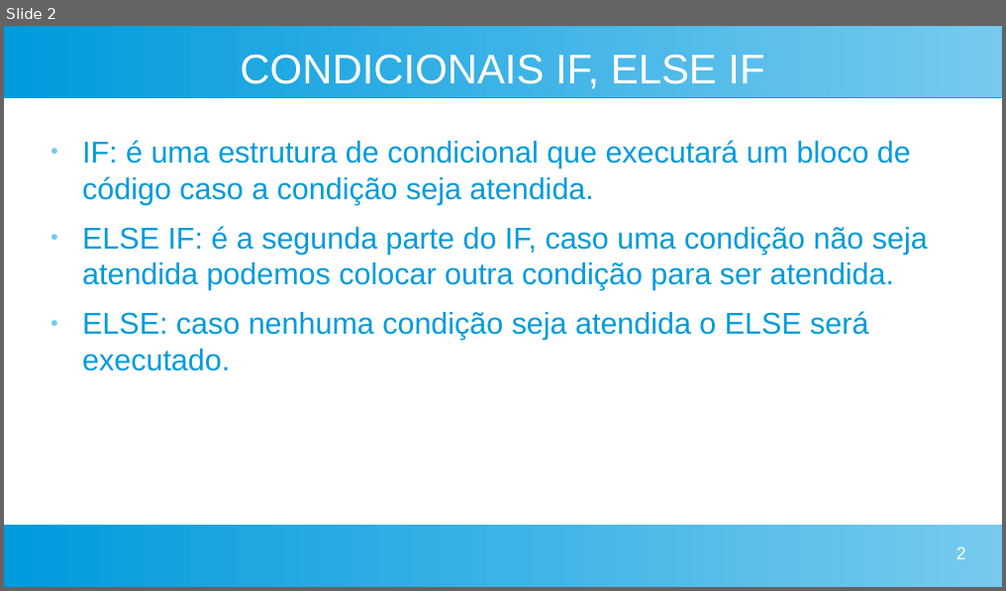
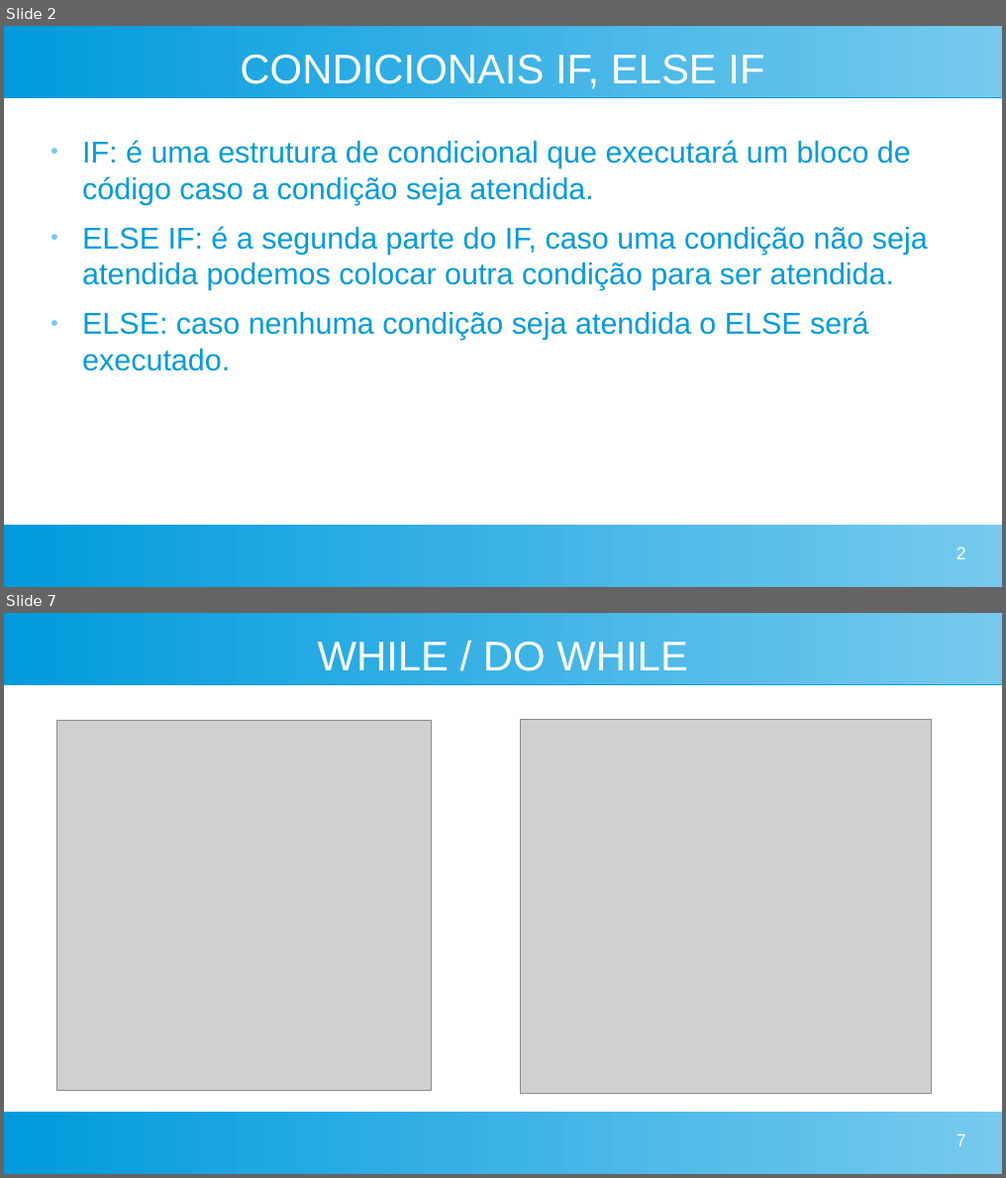
Before and after one commit to Fabio815/JavaScript, a slide deck: Semana 2/Apresentação-semana2.odp. Shown one above the other, each under a label of ours: slide 2 before the commit, slides 2 and 7 after it; the slides between them are not shown. The pictures are 1006x591 and 1006x1178 pixels, drawn with LibreOffice and Linux fonts; fonts in the diff are those of the drawing; grey boxes stand for pictures. Boxes give left, top, right and bottom in pixels: in the first picture for what was removed or moved away, otherwise in the second. Text is boxed around its words. In the diff, an @@ line names an element or a change of style, - is before the commit and + after.

```diff
--- a/Semana 2/Apresentação-semana2.odp
+++ b/Semana 2/Apresentação-semana2.odp
@@ slide 7 added at (4,613,1002,1174), background #FFFFFF; not listed: 2 template elements that a slide beside it also shows @@
@@ title added at (318,641,688,671), 33 pt, text #FFFFFF @@
+WHILE / DO WHILE
@@ picture added at (57,720,432,1090) @@
@@ picture added at (521,720,932,1094) @@
@@ page number added at (956,1135,966,1147), 14 pt, text #FFFFFF @@
+7
```
Also in this commit, not shown: 3 slides changed, 1 other slide added, 1 other file.
